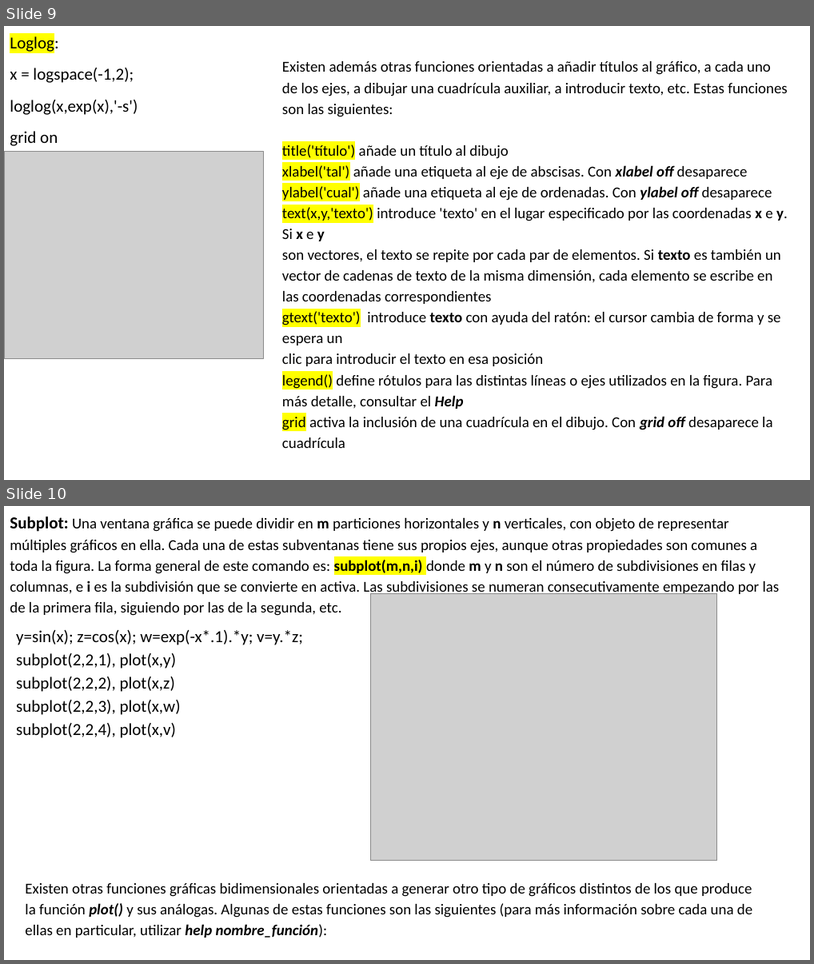
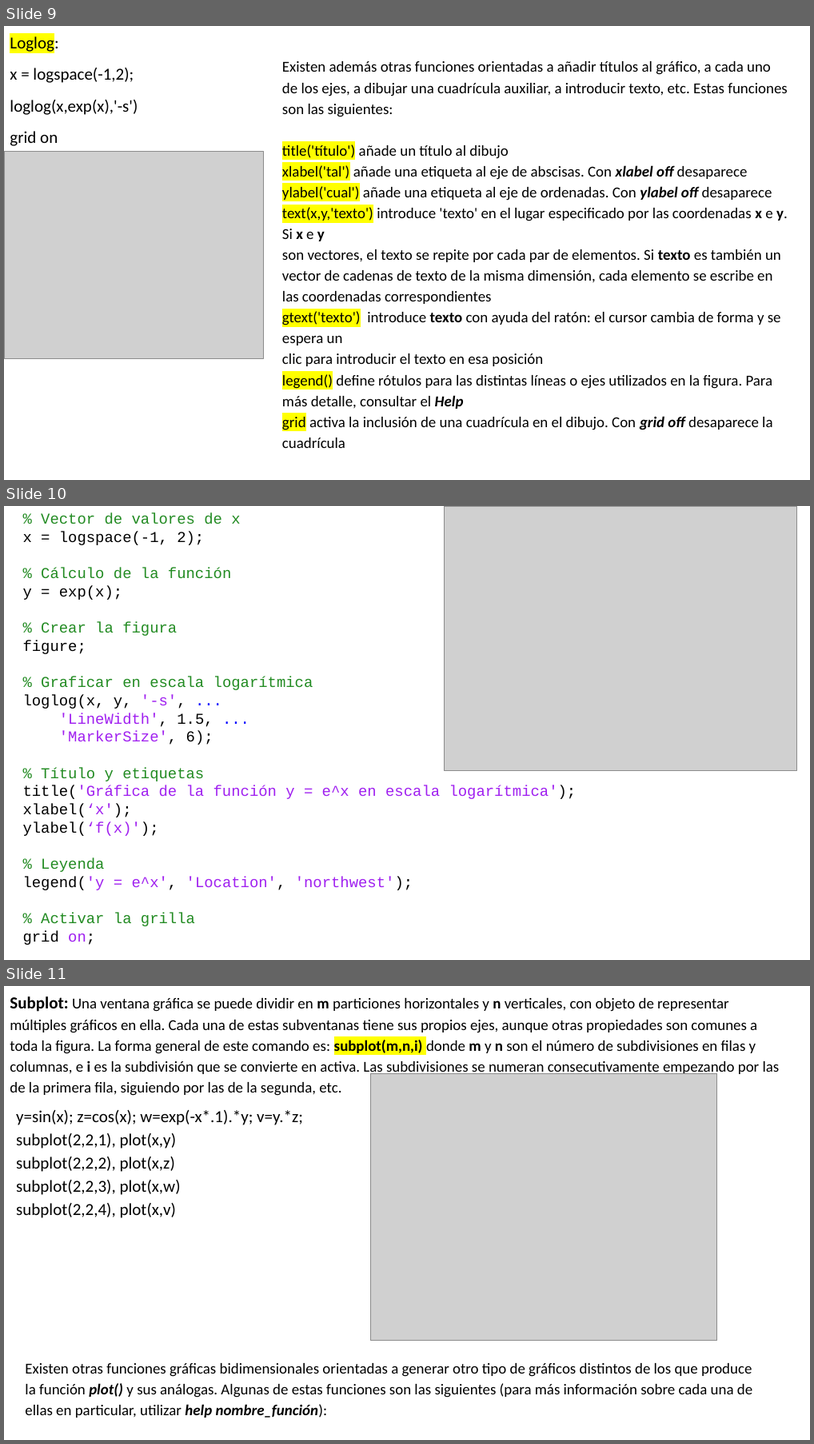
Before and after one commit to odeluigi/Analisis, a slide deck: TP1/ Introduccion a Matlab.pptx. Shown one above the other, each under a label of ours: slides 9 and 10 before the commit, slides 9, 10 and 11 after it. The pictures are 814x964 and 814x1444 pixels, drawn with LibreOffice and Linux fonts; fonts in the diff are those of the drawing; grey boxes stand for pictures. Boxes give left, top, right and bottom in pixels: in the first picture for what was removed or moved away, otherwise in the second. Text is boxed around its words. In the diff, an @@ line names an element or a change of style, - is before the commit and + after.

Commit message:
Update  Introduccion a Matlab.pptx

```diff
--- a/TP1/ Introduccion a Matlab.pptx
+++ b/TP1/ Introduccion a Matlab.pptx
@@ slide 10 added at (4, 506, 810, 960), background #FFFFFF @@
@@ text added at (23, 513, 577, 944), 18 pt, text #228B22 @@
+% Vector de valores de x
+x = logspace(-1, 2);
+% Cálculo de la función
+y = exp(x);
+% Crear la figura
+figure;
+% Graficar en escala logarítmica
+loglog(x, y, '-s', ...
+'LineWidth', 1.5, ...
+'MarkerSize', 6);
+% Título y etiquetas
+title('Gráfica de la función y = e^x en escala logarítmica');
+xlabel(‘x');
+ylabel(‘f(x)');
+% Leyenda
+legend('y = e^x', 'Location', 'northwest');
+% Activar la grilla
+grid on;
@@ picture added at (445, 506, 798, 770) @@
@@ what was slide 10 is now slide 11 @@
```
